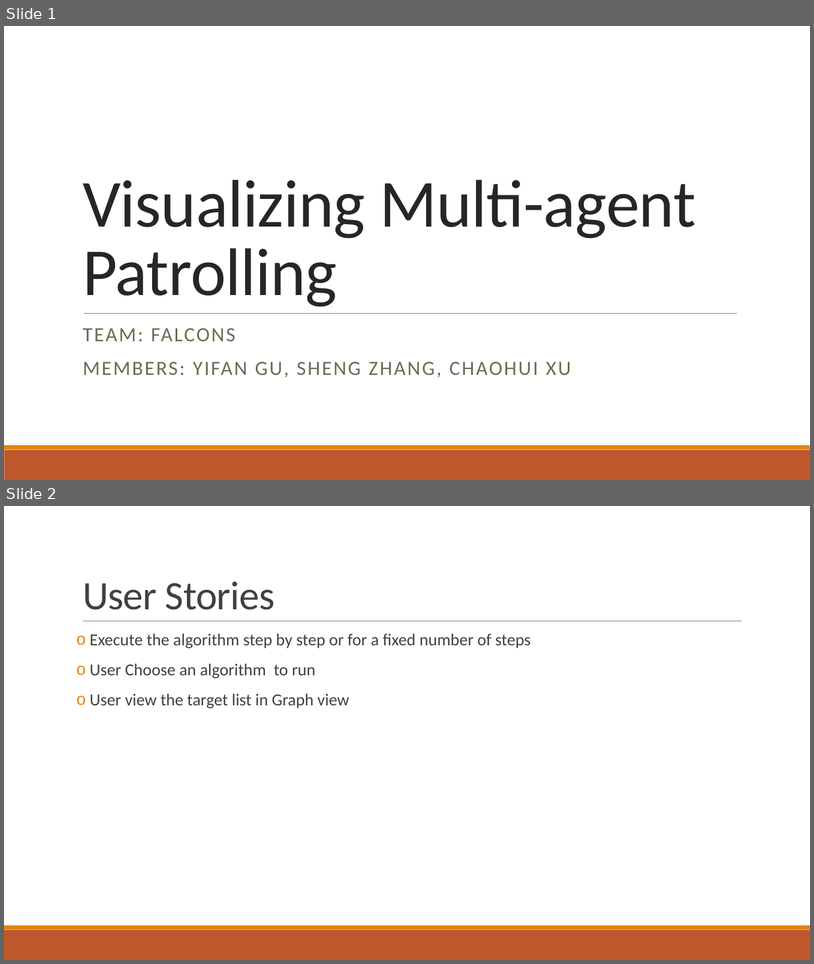
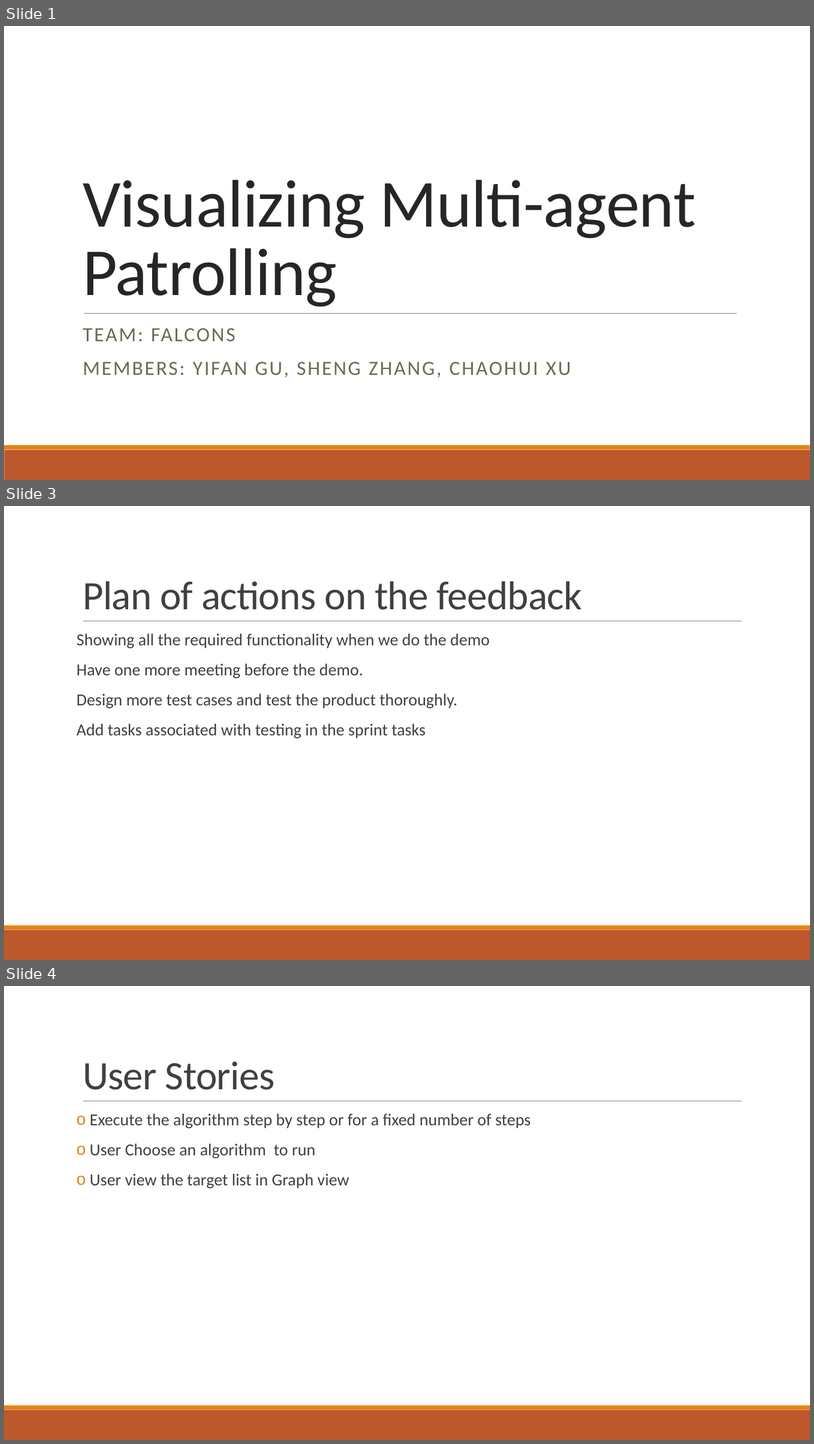
Before and after one commit to 2012215434/CS744, a slide deck: documents/set4/Presentation4.pptx. Shown one above the other, each under a label of ours: slides 1 and 2 before the commit, slides 1, 3 and 4 after it; the slides between them are not shown. The pictures are 814x964 and 814x1444 pixels, drawn with LibreOffice and Linux fonts; fonts in the diff are those of the drawing. Boxes give left, top, right and bottom in pixels: in the first picture for what was removed or moved away, otherwise in the second. Text is boxed around its words. In the diff, an @@ line names an element or a change of style, - is before the commit and + after.

Commit message:
add ppt feedback

```diff
--- a/documents/set4/Presentation4.pptx
+++ b/documents/set4/Presentation4.pptx
@@ slide 3 added at (4, 506, 810, 960), background #FFFFFF; not listed: 3 template elements that a slide beside it also shows @@
@@ title added at (83, 581, 582, 610), 48 pt, text #404040 @@
+Plan of actions on the feedback
@@ text added at (77, 633, 490, 738), 20 pt, text #404040 @@
+Showing all the required functionality when we do the demo
+Have one more meeting before the demo.
+Design more test cases and test the product thoroughly.
+Add tasks associated with testing in the sprint tasks
@@ what was slide 2 is now slide 4 @@
```
Also in this commit, not shown: 1 other slide added, 7 other files.
